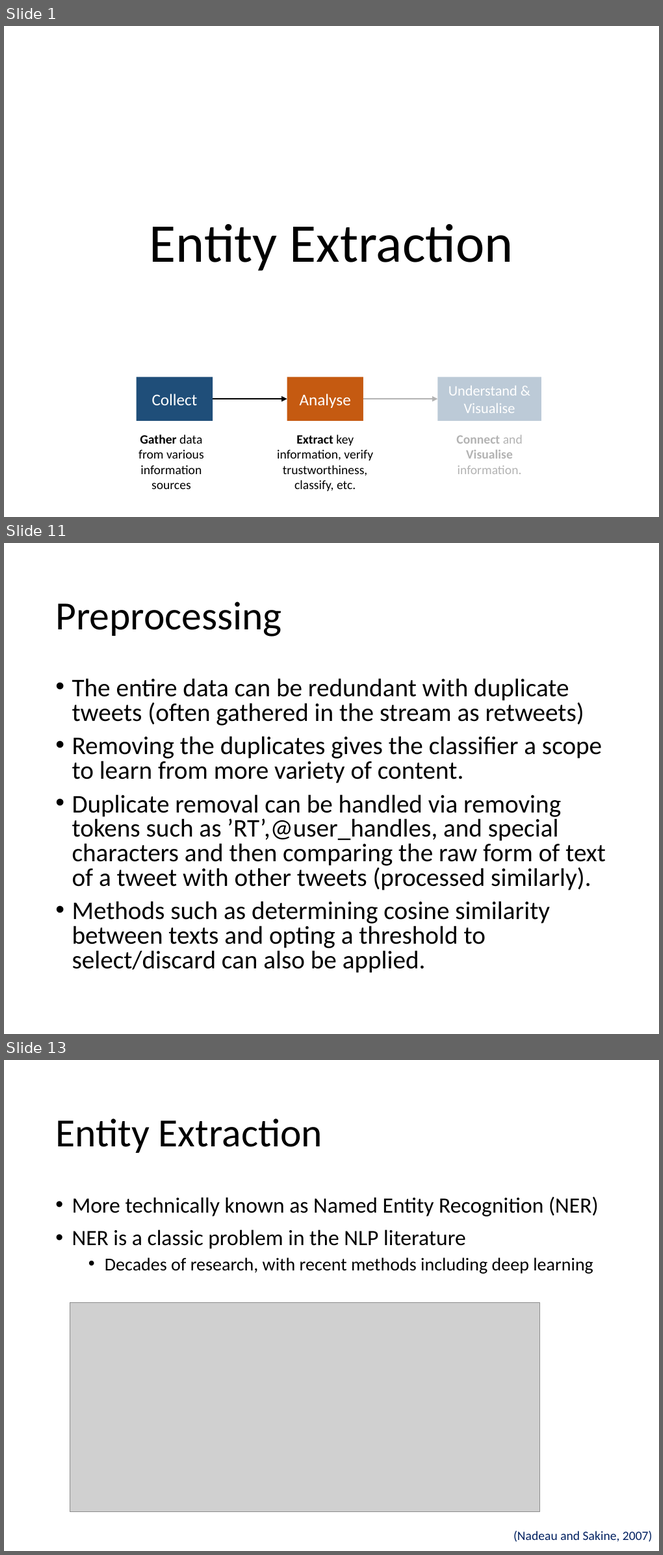
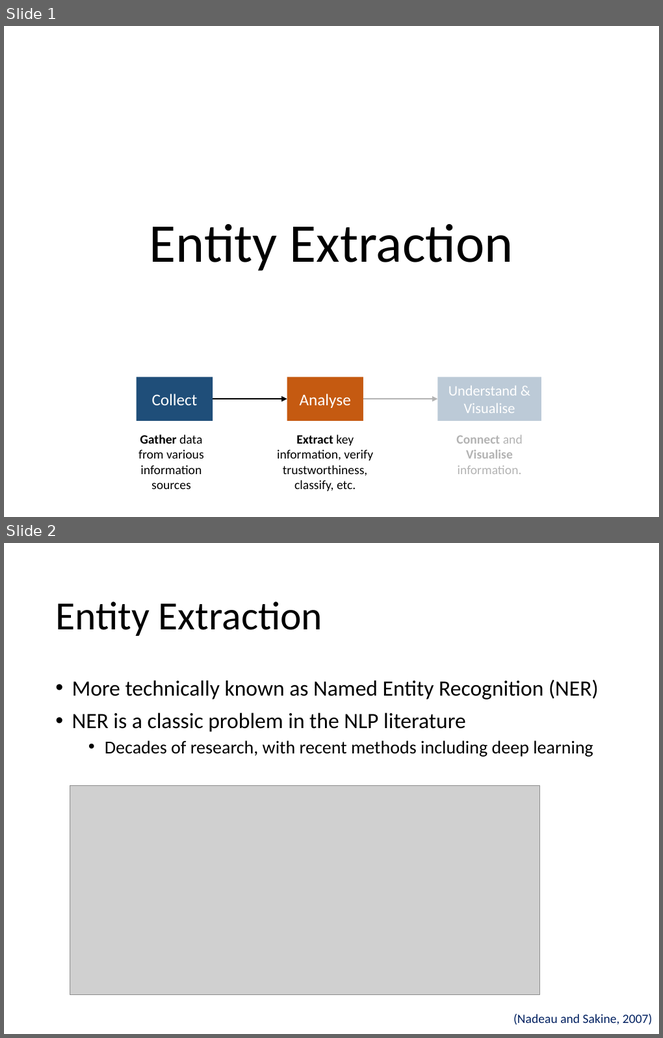
Before and after one commit to evhart/smasac-tutorial, a slide deck: slides/pptx/3-entity-extraction.pptx. Shown one above the other, each under a label of ours: slides 1, 11 and 13 before the commit, slides 1 and 2 after it; the slides between them are not shown. The pictures are 663x1555 and 663x1038 pixels, drawn with LibreOffice and Linux fonts; fonts in the diff are those of the drawing; grey boxes stand for pictures. Boxes give left, top, right and bottom in pixels: in the first picture for what was removed or moved away, otherwise in the second. Text is boxed around its words. In the diff, an @@ line names an element or a change of style, - is before the commit and + after.

```diff
--- a/slides/pptx/3-entity-extraction.pptx
+++ b/slides/pptx/3-entity-extraction.pptx
@@ slide 11 removed at [4, 543, 659, 1034], background #FFFFFF @@
@@ title removed at [55, 601, 282, 637] @@
-Preprocessing
@@ text removed at [72, 678, 606, 973] @@
-• The entire data can be redundant with duplicate tweets (often gathered in the stream as retweets)
-• Removing the duplicates gives the classifier a scope to learn from more variety of content.
-• Duplicate removal can be handled via removing tokens such as ’RT’,@user_handles, and special characters and then comparing the raw form of text of a tweet with other tweets (processed similarly).
-• Methods such as determining cosine similarity between texts and opting a threshold to select/discard can also be applied.
@@ what was slide 13 is now slide 2 @@
```
Also in this commit, not shown: 5 slides changed, 2 slides added, 8 other slides removed, 1 other file.
